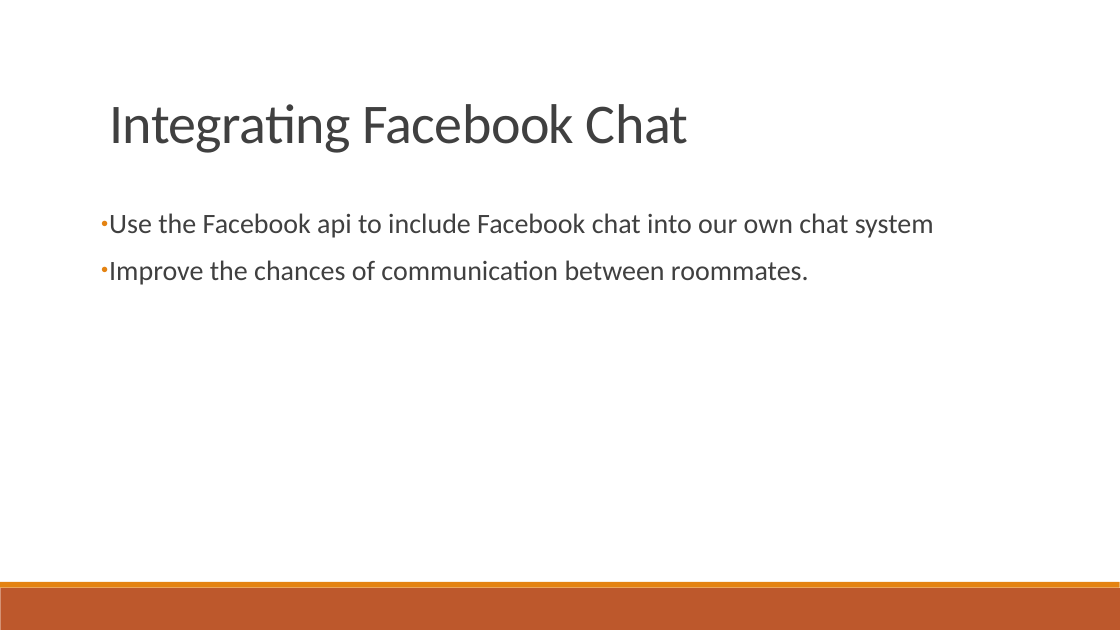
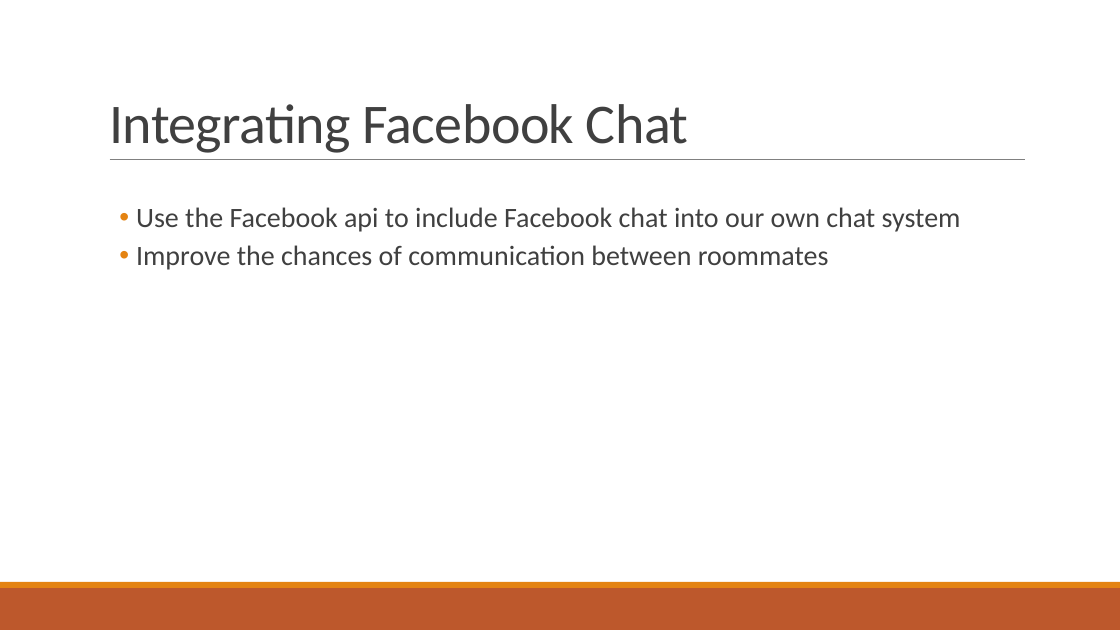
Before and after one commit to dragosthealex/roomies, a slide deck: slide 16 of resources/presentation1/final_presentation.pptx. Drawn at 1120x630 pixels with LibreOffice and Linux fonts; fonts in the diff are those of the drawing. Boxes give left, top, right and bottom in pixels: in the first picture for what was removed or moved away, otherwise in the second. Text is boxed around its words. In the diff, an @@ line names an element or a change of style, - is before the commit and + after.

```diff
--- a/resources/presentation1/final_presentation.pptx
+++ b/resources/presentation1/final_presentation.pptx
@@ line added from (110, 160) to (1026, 160), #808080 0.5 pt @@
@@ text at [136, 207, 961, 232]: bullet ● to •; list level 1 to 2 in "Use the Facebook api to ..." @@
@@ text at [136, 245, 829, 270]: text changed @@
-● Improve the chances of communication between roommates.
+  • Improve the chances of communication between roommates
```
Also in this commit, not shown: 19 other slides changed, 10 slides added, 4 slides removed, 4 other files.
